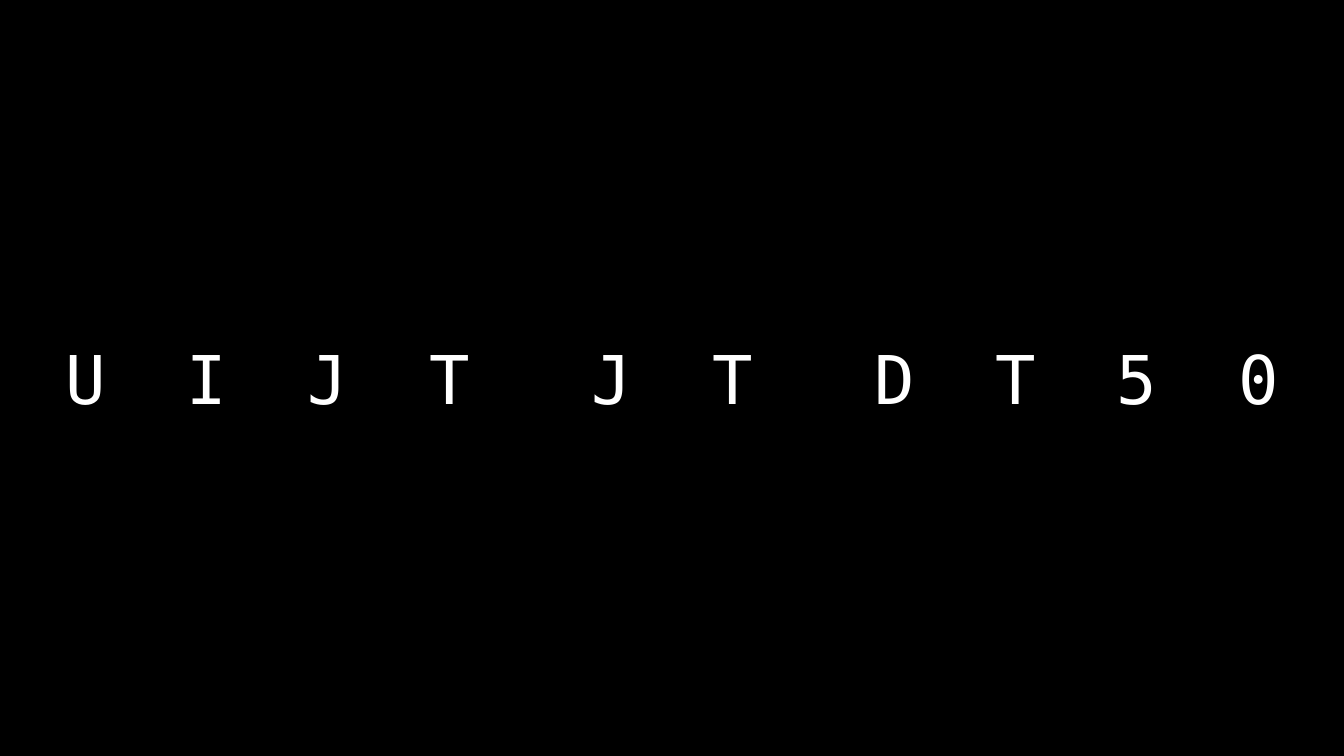
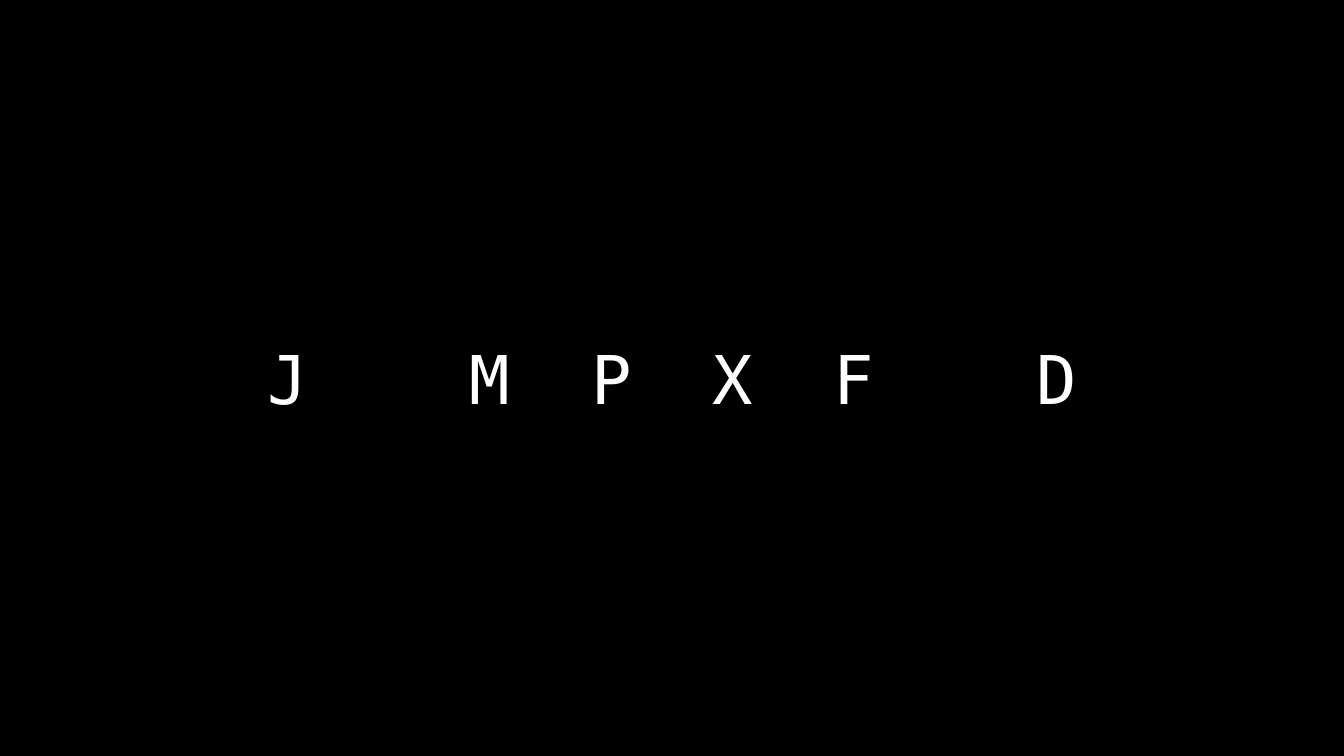
Before and after one commit to SQ4007-2025/website, a slide deck: slide 14 of lectures/slides_3.pptx (slide 16 before the commit). Drawn at 1344x756 pixels with LibreOffice and Linux fonts; fonts in the diff are those of the drawing. Boxes give left, top, right and bottom in pixels: in the first picture for what was removed or moved away, otherwise in the second. Text is boxed around its words. In the diff, an @@ line names an element or a change of style, - is before the commit and + after.

```diff
--- a/lectures/slides_3.pptx
+++ b/lectures/slides_3.pptx
@@ title at (x1=267, y1=355, x2=1076, y2=405): text changed @@
-U I J T J T D T 5 0
+J M P X F D
```
Also in this commit, not shown: 19 other slides changed, 6 slides added, 9 slides removed.
